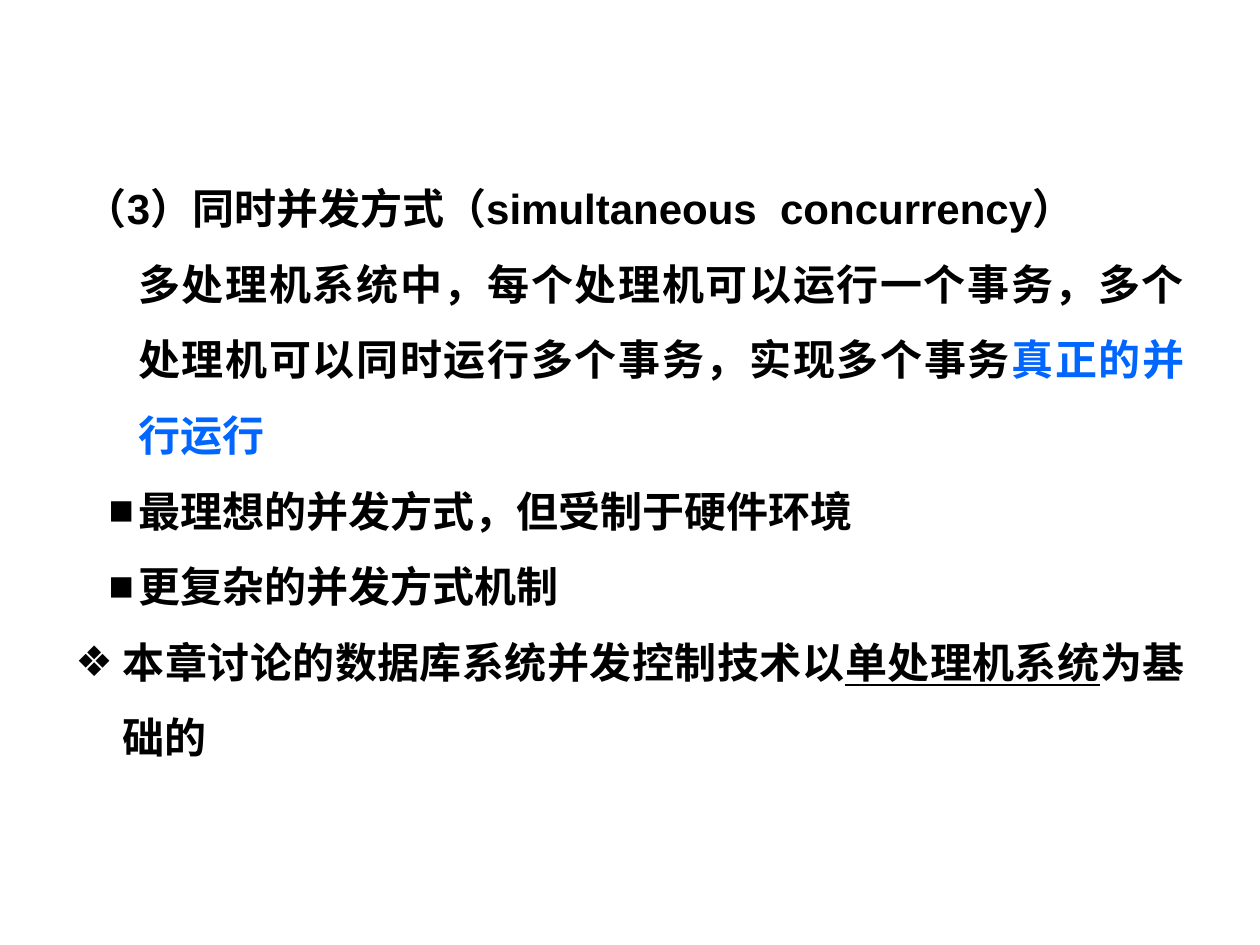
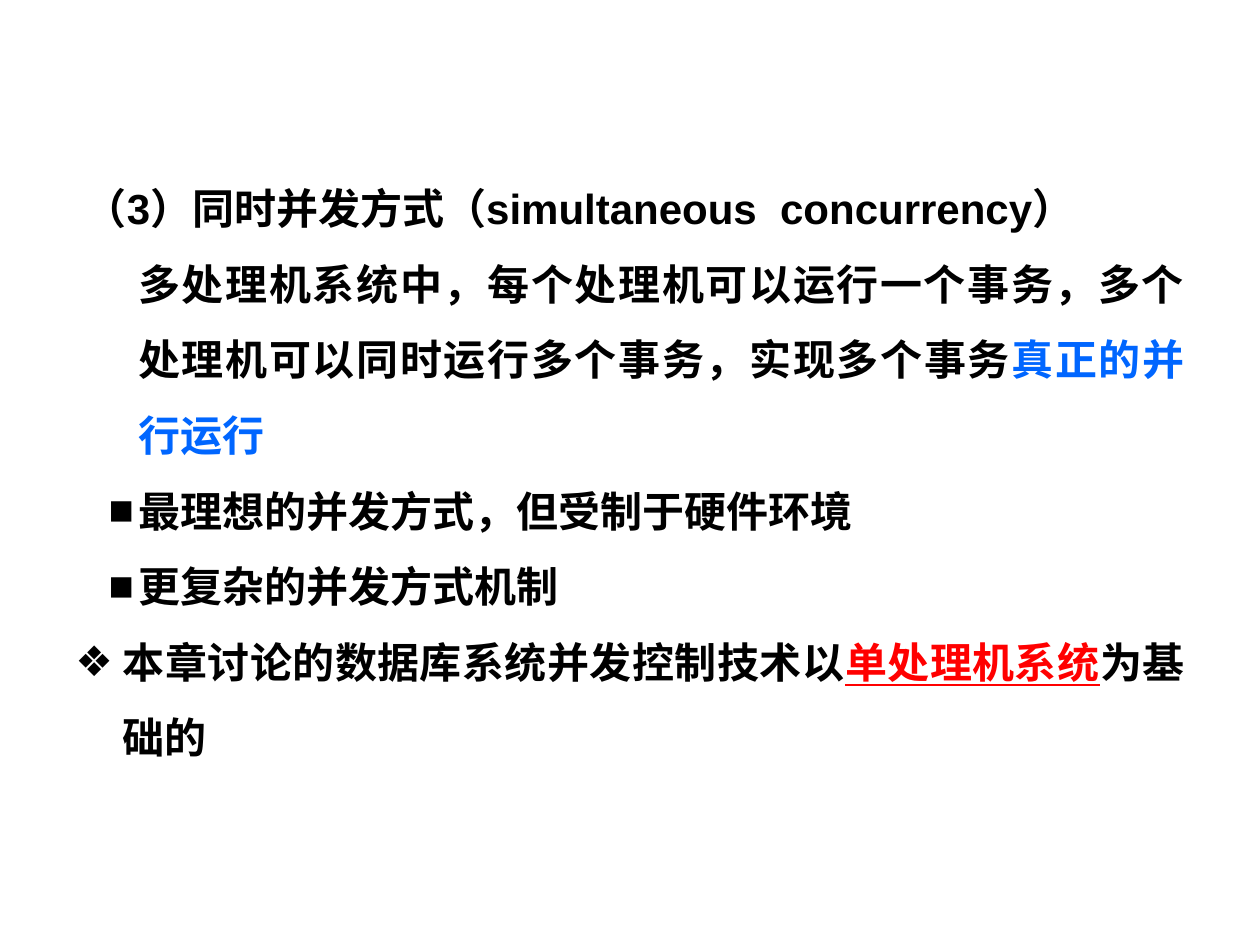
Before and after one commit to HBU/DataBase, a slide deck: slide 5 of PPT/DB第11章.ppt. Drawn at 1260x945 pixels with LibreOffice and Linux fonts; fonts in the diff are those of the drawing; background and template pictures are left out. Boxes give left, top, right and bottom in pixels: in the first picture for what was removed or moved away, otherwise in the second. Text is boxed around its words. In the diff, an @@ line names an element or a change of style, - is before the commit and + after.

```diff
--- a/PPT/DB第11章.ppt
+++ b/PPT/DB第11章.ppt
@@ text at (x1=123, y1=642, x2=1185, y2=757): text colour #000000 to #FF0000 in "本章讨论的数据库系统并发控制技术以单处理机系统为基础的" @@
```
Also in this commit, not shown: 22 other slides changed.
